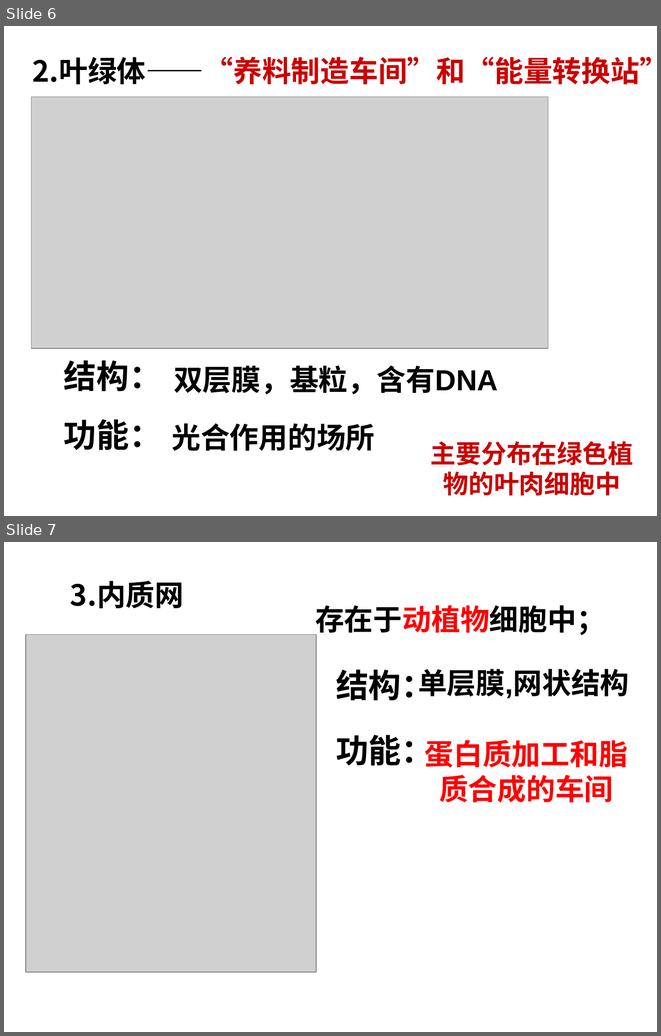
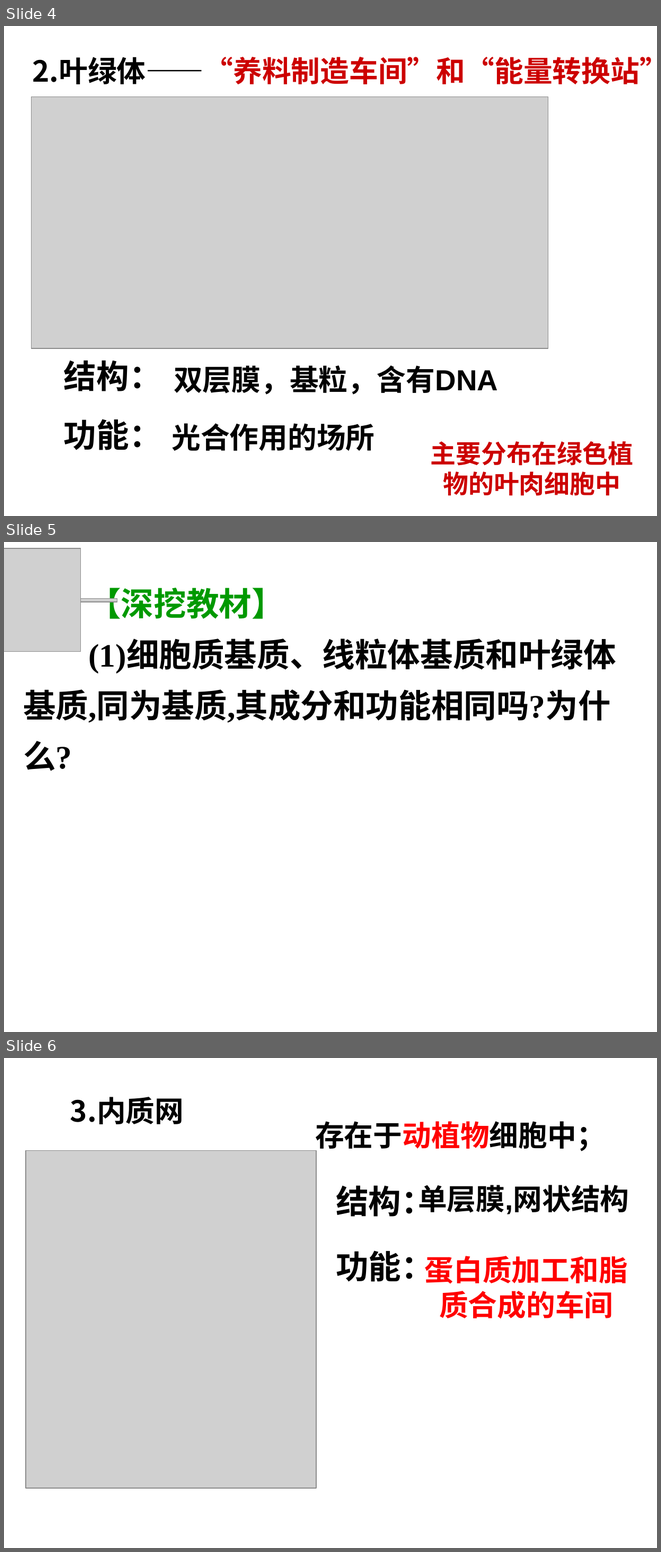
Before and after one commit to ZogeMung/class10, a slide deck: shengwu/rao3.2细胞器系统内的分工合作.ppt. Shown one above the other, each under a label of ours: slides 6 and 7 before the commit, slides 4, 5 and 6 after it. The pictures are 661x1036 and 661x1552 pixels, drawn with LibreOffice and Linux fonts; fonts in the diff are those of the drawing; grey boxes stand for pictures. Boxes give left, top, right and bottom in pixels: in the first picture for what was removed or moved away, otherwise in the second. Text is boxed around its words. In the diff, an @@ line names an element or a change of style, - is before the commit and + after.

```diff
--- a/shengwu/rao3.2细胞器系统内的分工合作.ppt
+++ b/shengwu/rao3.2细胞器系统内的分工合作.ppt
@@ slide 5 added at (4, 542, 657, 1032), background #FFFFFF @@
@@ picture added at (4, 548, 81, 652) @@
@@ text added at (23, 588, 616, 771), 36 pt, text #000000, bold @@
+【深挖教材】
+(1)细胞质基质、线粒体基质和叶绿体基质,同为基质,其成分和功能相同吗?为什么?
@@ picture added at (7, 599, 117, 602) @@
@@ what was slide 6 is now slide 4 @@
@@ what was slide 7 is now slide 6 @@
```
Also in this commit, not shown: 2 slides changed, 12 other slides added, 7 slides removed, 4 other files.
